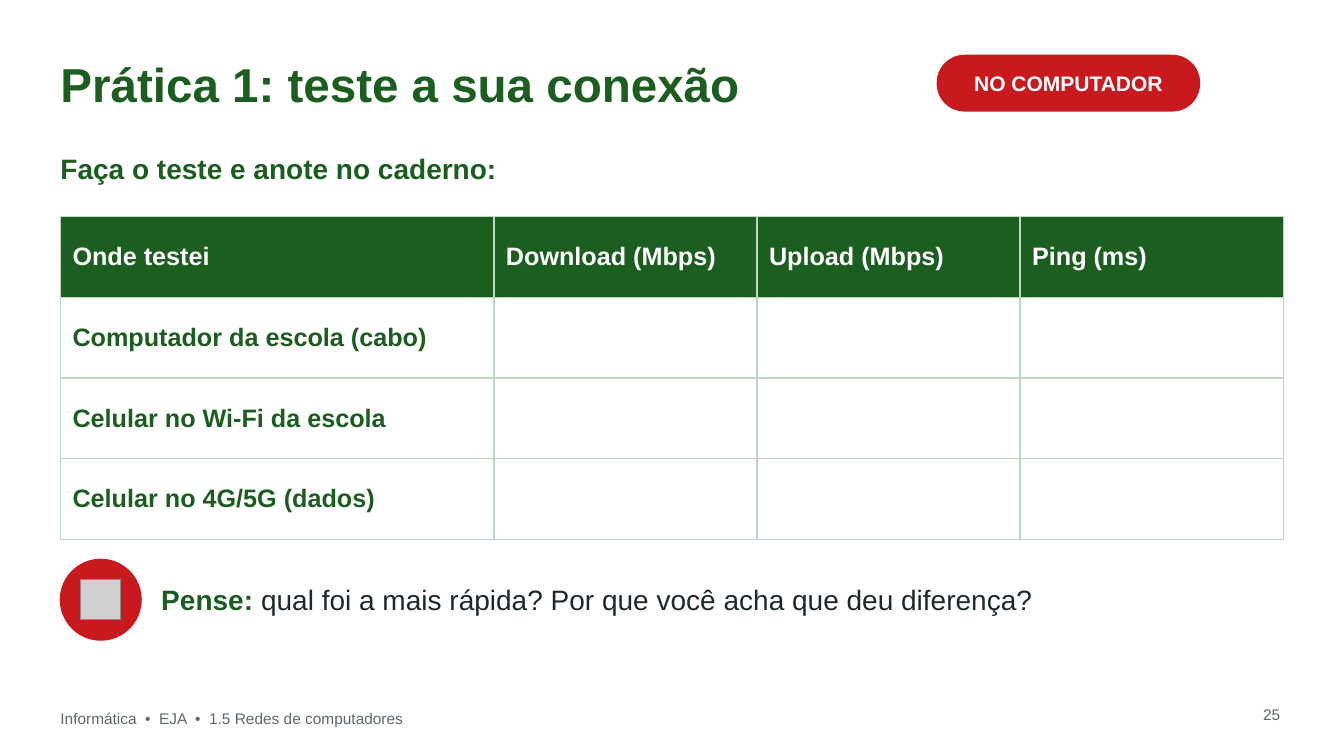
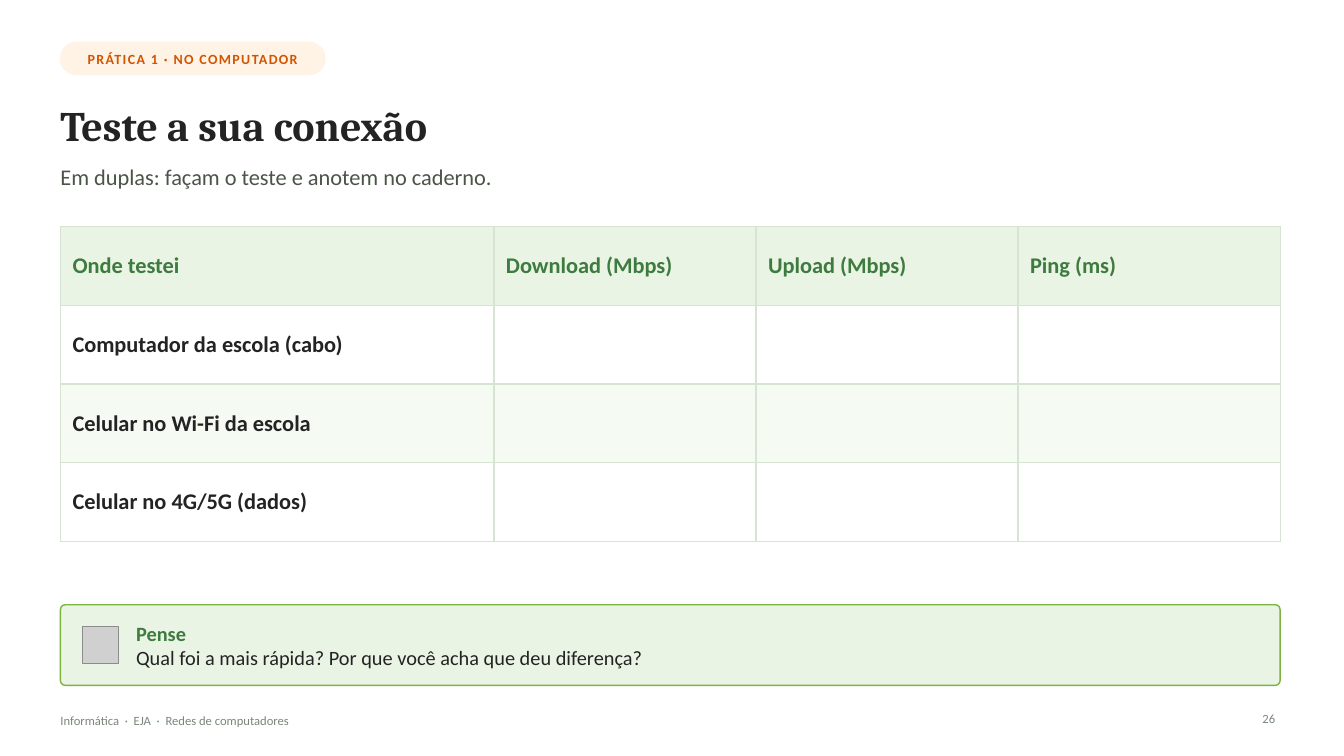
Before and after one commit to douglascsc/sobre, a slide deck: slide 26 of aulas/eja-redes/Redes_de_Computadores_EJA.pptx (slide 25 before the commit). Drawn at 1344x756 pixels with LibreOffice and Linux fonts; fonts in the diff are those of the drawing; grey boxes stand for pictures; background and template pictures are left out. Boxes give left, top, right and bottom in pixels: in the first picture for what was removed or moved away, otherwise in the second. Text is boxed around its words. In the diff, an @@ line names an element or a change of style, - is before the commit and + after.

```diff
--- a/aulas/eja-redes/Redes_de_Computadores_EJA.pptx
+++ b/aulas/eja-redes/Redes_de_Computadores_EJA.pptx
@@ rounded rectangle added at (x1=60, y1=42, x2=325, y2=75), fill #FFF3E6, outline #FFF3E6 1 pt @@
@@ text at (x1=88, y1=52, x2=297, y2=64): text changed; size 15 to 10 pt; font Arial to Calibri; text colour #FFFFFF to #D35400 @@
-NO COMPUTADOR
+PRÁTICA 1 · NO COMPUTADOR
@@ rounded rectangle removed at (x1=938, y1=55, x2=1200, y2=111) @@
@@ title at (x1=60, y1=112, x2=427, y2=142): text changed; size 34 to 30 pt; font Arial to Cambria; text colour #1B5E20 to #232323 @@
-Prática 1: teste a sua conexão
+Teste a sua conexão
@@ text at (x1=60, y1=169, x2=492, y2=189): text changed; size 20 to 16 pt; font Arial to Calibri; text colour #1B5E20 to #4A5548; bold off @@
-Faça o teste e anote no caderno:
+Em duplas: façam o teste e anotem no caderno.
@@ table at (x1=60, y1=227, x2=1280, y2=516) @@
@@ fill #1B5E20 to #EAF4E4 in row 1 @@
@@ fill none to #FFFFFF in 2 cells @@
@@ fill none to #F5FAF3 in row 3, column 1 @@
@@ size 18 to 16 pt, font Arial to Calibri @@
@@ text colour #FFFFFF to #3E7B3F in "Onde testei", "Download (Mbps)", "Upload (Mbps)", "Ping (ms)" @@
@@ text colour #1B5E20 to #232323 in "Computador da escola (cabo)", "Celular no Wi-Fi da escola", "Celular no 4G/5G (dados)" @@
@@ borders changed @@
@@ table resized from (x1=60, y1=217, x2=1284, y2=517) to (x1=60, y1=227, x2=1280, y2=516) @@
@@ ellipse removed at (x1=60, y1=560, x2=141, y2=640) @@
@@ picture removed at (x1=81, y1=580, x2=121, y2=620) @@
@@ rounded rectangle added at (x1=60, y1=605, x2=1280, y2=686), fill #EAF4E4, outline #7CB342 1 pt @@
@@ picture added at (x1=83, y1=627, x2=119, y2=663) @@
@@ text at (x1=136, y1=628, x2=642, y2=669): text changed; size 20 to 14.5 pt; font Arial to Calibri; text colour #1E2B22 to #232323 @@
-Pense: qual foi a mais rápida? Por que você acha que deu diferença?
+Pense
+Qual foi a mais rápida? Por que você acha que deu diferença?
@@ text at (x1=60, y1=716, x2=289, y2=727): text changed; size 11 to 9 pt; font Arial to Calibri; text colour #5F6B62 to #7A867A @@
-Informática • EJA • 1.5 Redes de computadores
+Informática · EJA · Redes de computadores
@@ page number added at (x1=1262, y1=714, x2=1275, y2=723), 9 pt, text #7A867A @@
+26
@@ page number removed at (x1=1263, y1=709, x2=1280, y2=720) @@
-25
```
Also in this commit, not shown: 26 other slides changed, 2 slides added, 1 slide removed, 1 other file.
